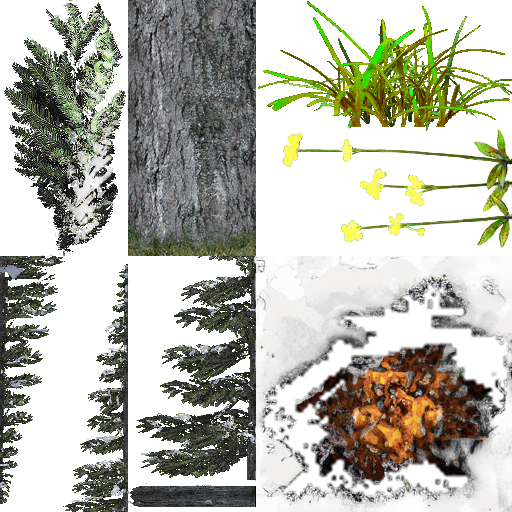
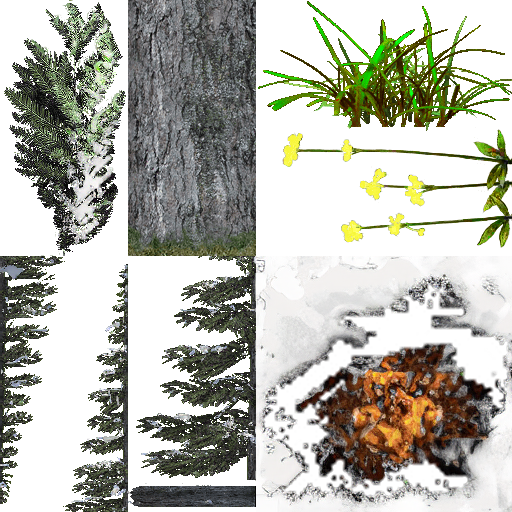
Layers edited between the first and the second 512px x 512px image:
added layer "Camada 5 copiar 2" (multiply, 70%) above "Camada 5 copiar" over (258, 1, 512, 248)
